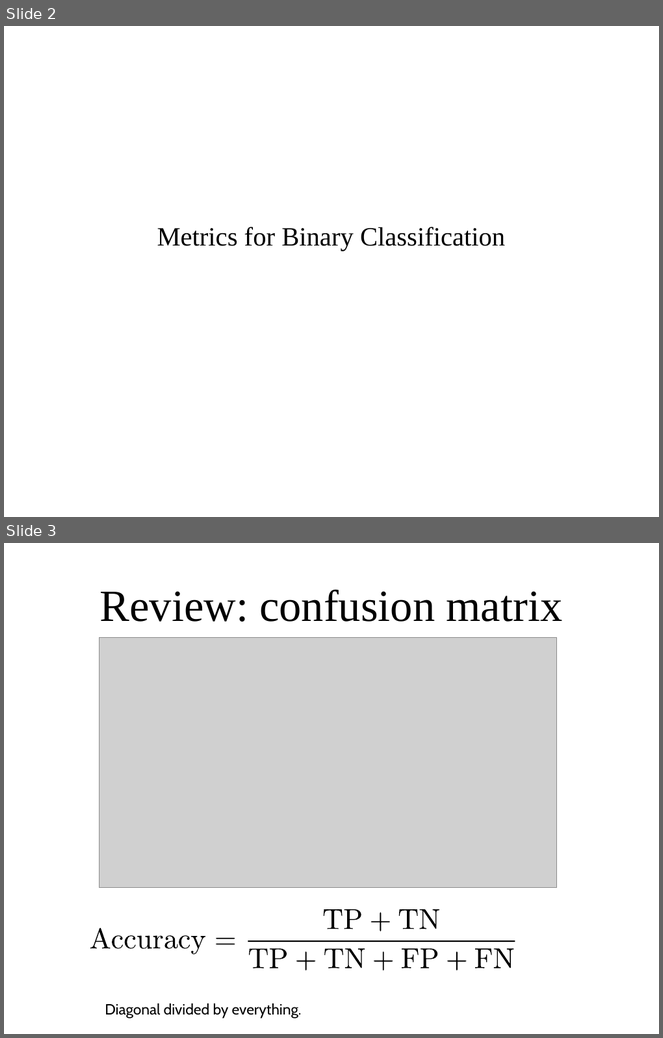
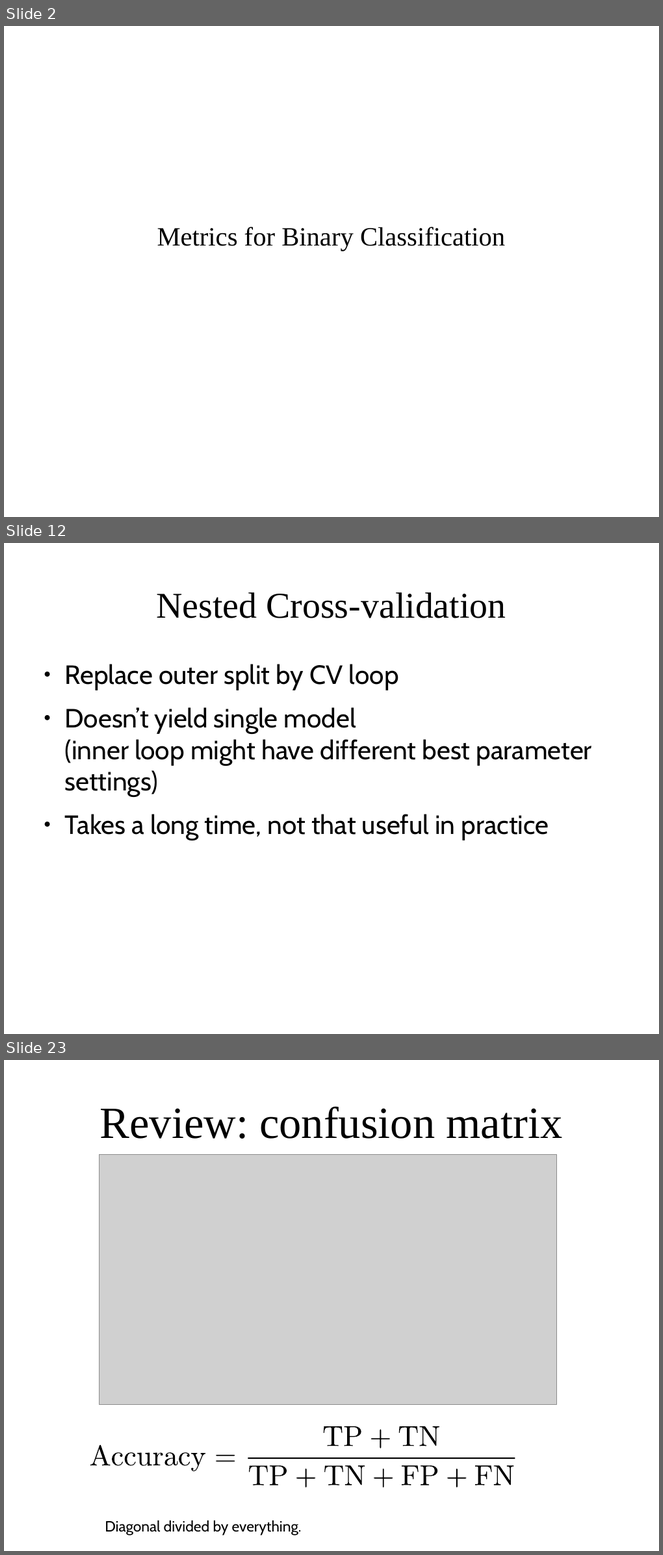
Before and after one commit to DS-BootCamp-DSI-Columbia/AY2017-2018-Winter-Collaboratory, a slide deck: Bootcamp-materials/slides/day3-model-evaluation.odp. Shown one above the other, each under a label of ours: slides 2 and 3 before the commit, slides 2, 12 and 23 after it; the slides between them are not shown. The pictures are 663x1038 and 663x1555 pixels, drawn with LibreOffice and Linux fonts; fonts in the diff are those of the drawing; grey boxes stand for pictures. Boxes give left, top, right and bottom in pixels: in the first picture for what was removed or moved away, otherwise in the second. Text is boxed around its words. In the diff, an @@ line names an element or a change of style, - is before the commit and + after.

```diff
--- a/Bootcamp-materials/slides/day3-model-evaluation.odp
+++ b/Bootcamp-materials/slides/day3-model-evaluation.odp
@@ slide 12 added at (x1=4, y1=543, x2=659, y2=1034), background #FFFFFF @@
@@ title added at (x1=156, y1=592, x2=506, y2=618), 44 pt, text #000000 @@
+Nested Cross-validation
@@ text added at (x1=65, y1=664, x2=592, y2=840), 32 pt, text #000000 @@
+● Replace outer split by CV loop
+● Doesn’t yield single model
+  (inner loop might have different best parameter settings)
+● Takes a long time, not that useful in practice
@@ what was slide 3 is now slide 23 @@
```
Also in this commit, not shown: 1 slide changed, 19 other slides added, 11 other files.
